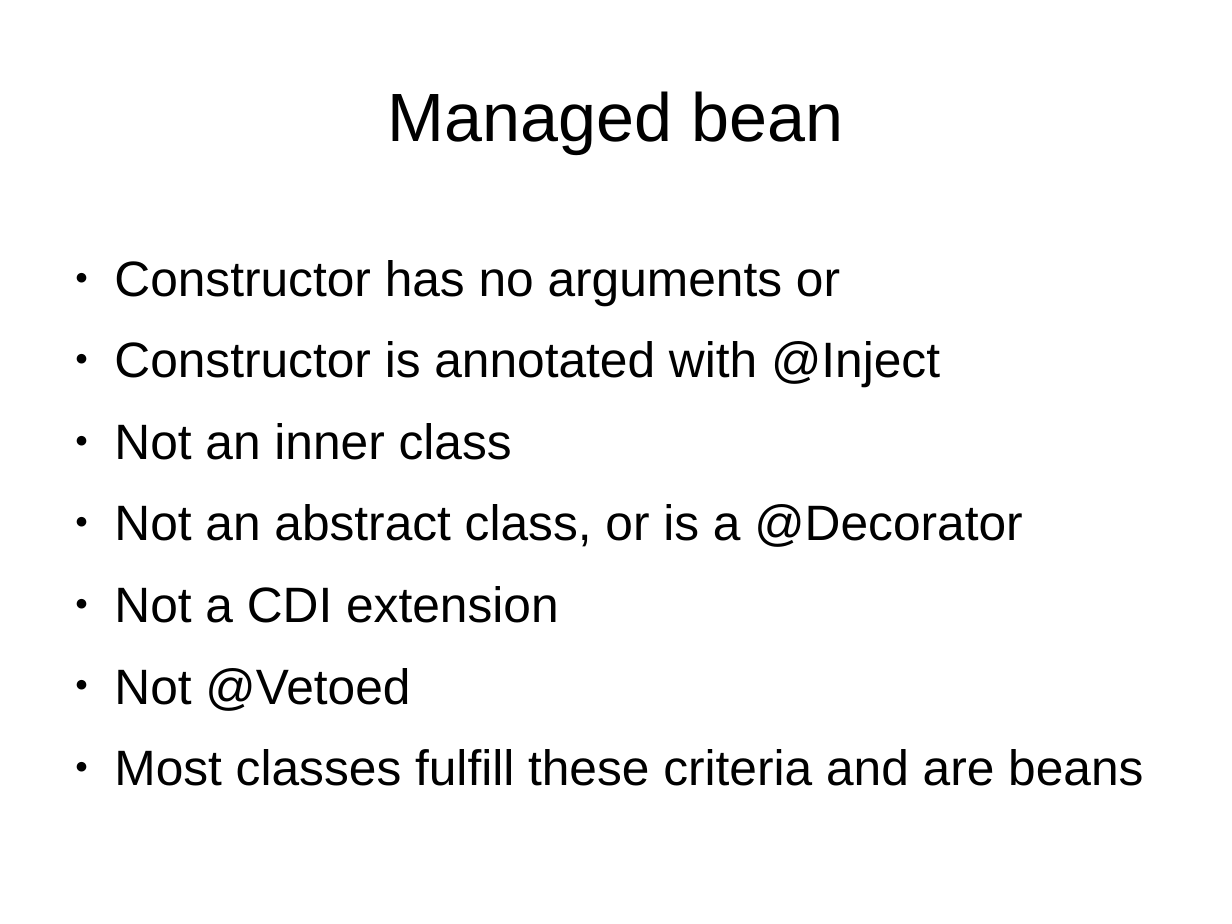
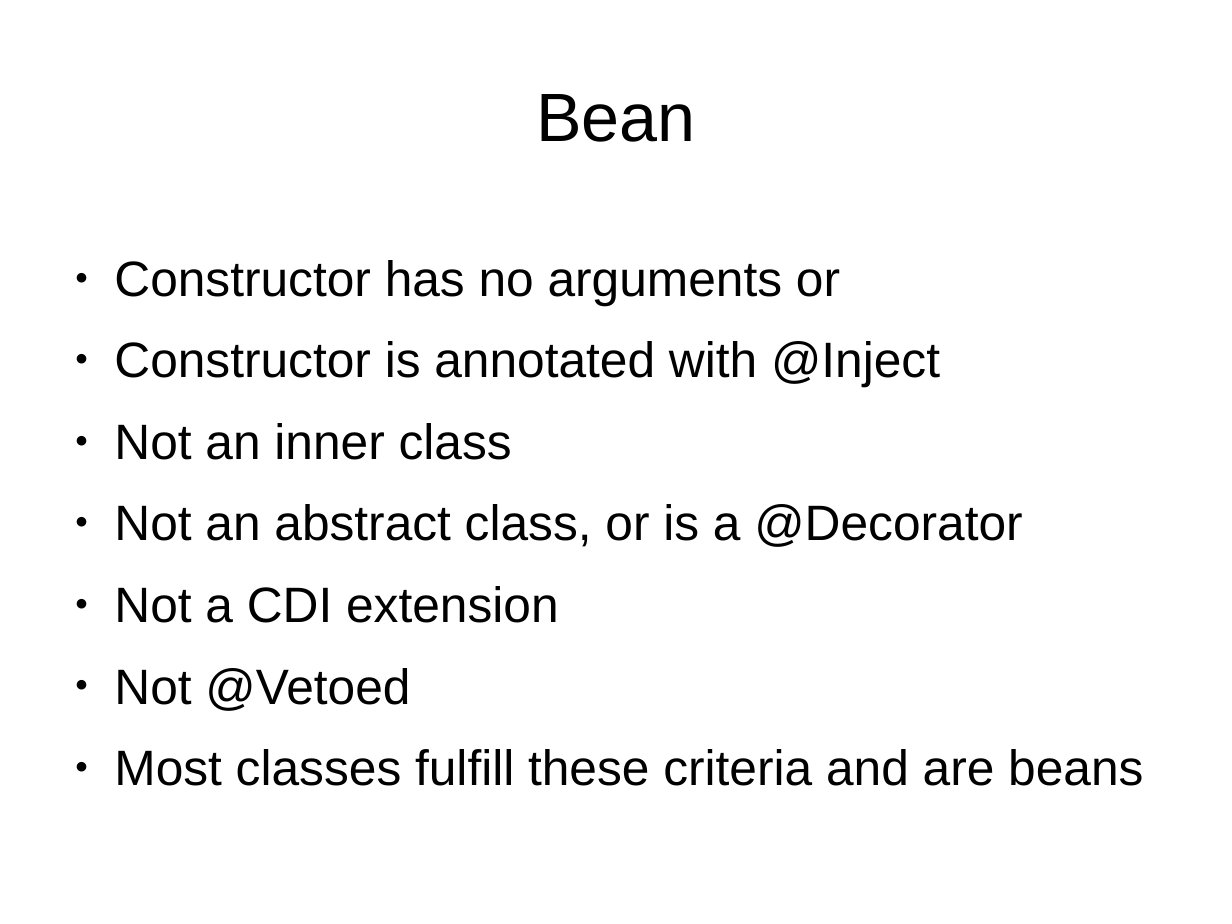
Before and after one commit to FrigoCoder/CDI, a slide deck: slide 16 of CDI.odp. Drawn at 1232x924 pixels with LibreOffice and Linux fonts; fonts in the diff are those of the drawing. Boxes give left, top, right and bottom in pixels: in the first picture for what was removed or moved away, otherwise in the second. Text is boxed around its words. In the diff, an @@ line names an element or a change of style, - is before the commit and + after.

```diff
--- a/CDI.odp
+++ b/CDI.odp
@@ title at [536, 94, 695, 142]: text changed @@
-Managed bean
+Bean
```
Also in this commit, not shown: 1 other slide changed, 2 slides removed, 2 other files.
